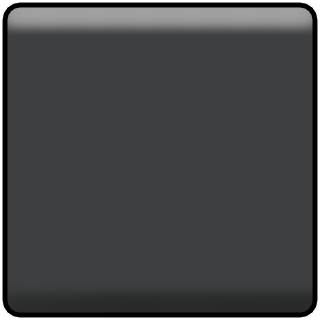
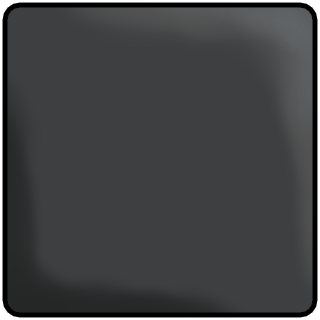
Comparing the layer stacks of the two 320×320 images. Changes:
painted on "Paint Layer 1" over [7, 7, 313, 313]
hid "Paint Layer 6", painted on it over [7, 7, 313, 64]
hid "Paint Layer 5" over [7, 256, 313, 313]
added layer "Paint Layer 8" in group "Group 4" over [7, 7, 313, 313]
added layer "Paint Layer 7" in group "Group 4" over [7, 7, 313, 313]
